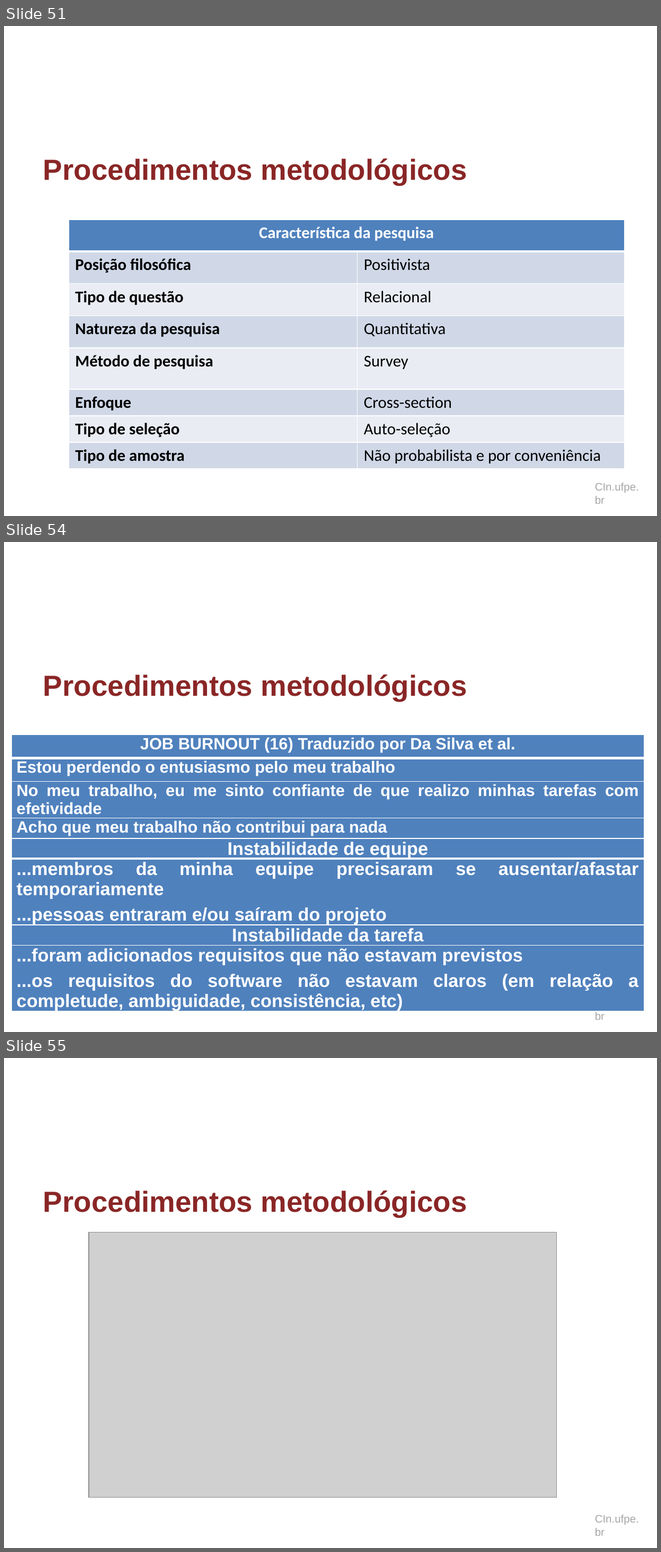
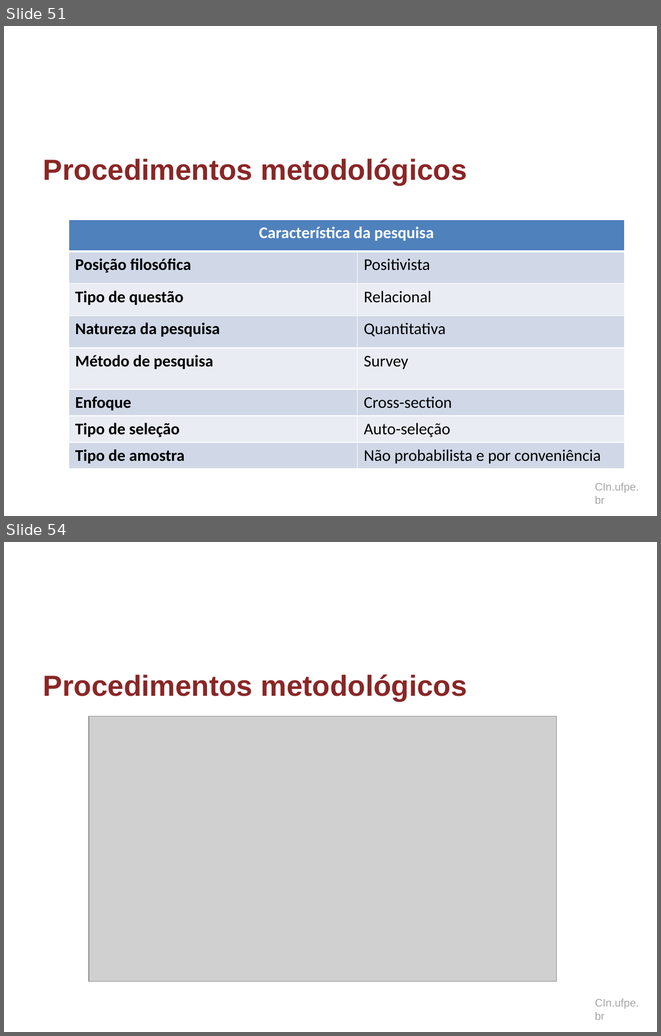
Before and after one commit to dan1lo/doutoradoR, a slide deck: apresentacao doutorado.pptx. Shown one above the other, each under a label of ours: slides 51, 54 and 55 before the commit, slides 51 and 54 after it; the slides between them are not shown. The pictures are 661x1552 and 661x1036 pixels, drawn with LibreOffice and Linux fonts; fonts in the diff are those of the drawing; grey boxes stand for pictures; background and template pictures are left out. Boxes give left, top, right and bottom in pixels: in the first picture for what was removed or moved away, otherwise in the second. Text is boxed around its words. In the diff, an @@ line names an element or a change of style, - is before the commit and + after.

```diff
--- a/apresentacao doutorado.pptx
+++ b/apresentacao doutorado.pptx
@@ slide 54 removed at box(4, 542, 657, 1032), background #FFFFFF; not listed: 1 template element that a slide beside it also shows @@
@@ title removed at box(43, 674, 467, 701) @@
-Procedimentos metodológicos
@@ table removed at box(12, 734, 645, 838), 4 rows, 1 columns @@
-JOB BURNOUT (16) Traduzido por Da Silva et al.
-Estou perdendo o entusiasmo pelo meu trabalho
-No meu trabalho, eu me sinto confiante de que realizo minhas tarefas com efetividade
-Acho que meu trabalho não contribui para nada
@@ table removed at box(12, 838, 645, 1013), 4 rows, 1 columns @@
-Instabilidade de equipe
-...membros da minha equipe precisaram se ausentar/afastar temporariamente / ...pessoas entraram e/ou saíram do projeto
-Instabilidade da tarefa
-...foram adicionados requisitos que não estavam previstos / ...os requisitos do software não estavam claros (em relação a completude, ambiguidade, consistência, etc)
@@ what was slide 55 is now slide 54 @@
```
Also in this commit, not shown: 10 slides changed.
